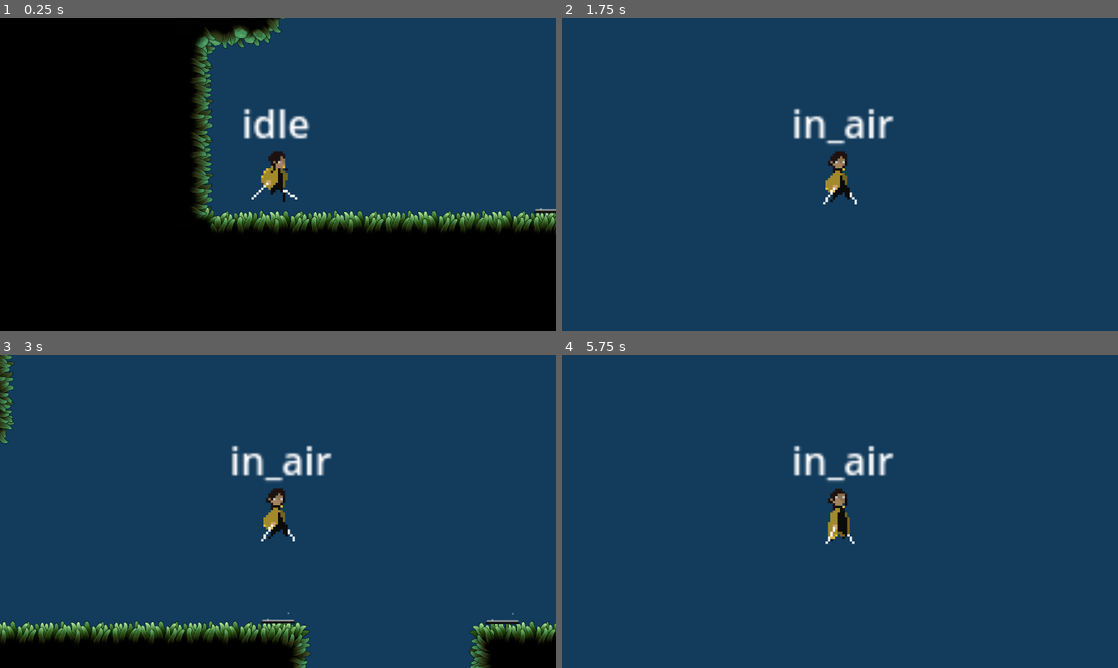
Above: before the commit, frames 1-4 (two rows, left to right).
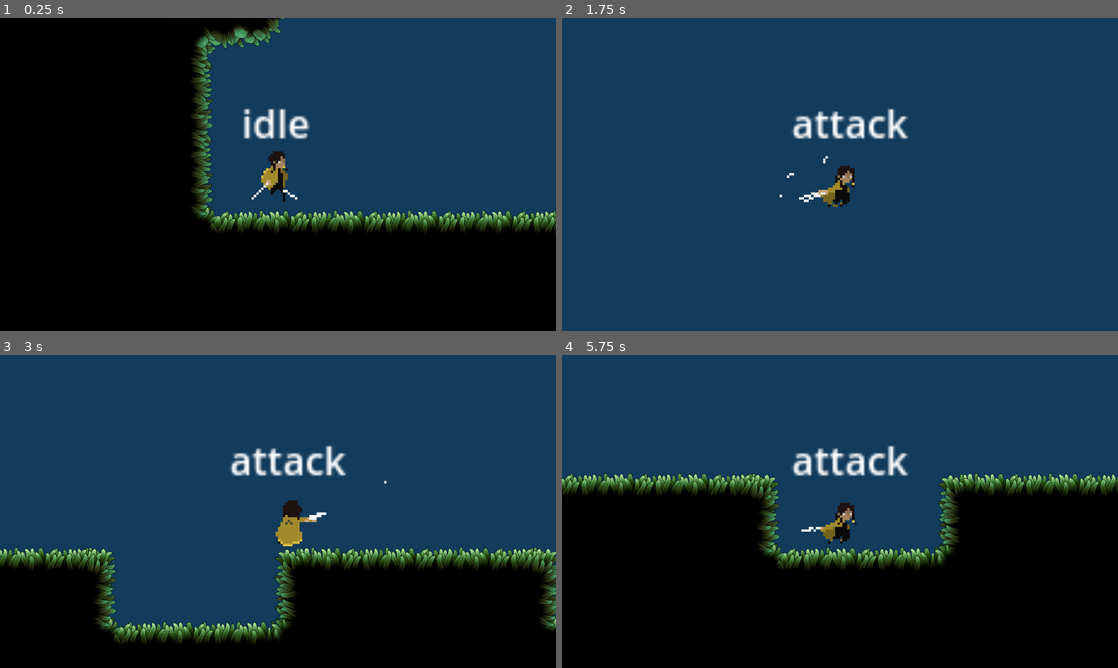
Above: after the commit, the same moments.

Repository: SeanTSinclair/VoidWalker_GD4
Game: Godot game, scene res://World/world_sean.tscn
Two runs of this game, one before a commit and one after it. Both use one fixed random seed, a clock stepped at 60 frames per second and the inputs below.
Inputs (mouse positions are in pixels of both pictures, inside the frame that each line leads up to):
- Up to frame 1 (0.25 s): no input
- Up to frame 2 (1.75 s): move the mouse to (962, 158) at 0.52 s; hold Shift (run) 0.53-1.28 s; hold D (move_right) from 0.53 s (still down); tap E (dash) at 0.6 s; tap Space (jump) at 0.77, 1.07, 1.52 s; move the mouse to (728, 190) at 1.27 s; tap Shift (run) at 1.35 s; click (728, 190) at 1.55 s
- Up to frame 3 (3 s): tap Space (jump) at 1.82, 2.3, 2.85 s; move the mouse to (333, 442) at 2.02 s; release D (move_right) at 2.03 s; hold A (move_left) 2.03-2.78 s; click (333, 442) at 2.1 s; move the mouse to (250, 574) at 2.77 s; hold D (move_right) from 2.78 s (still down)
- Up to frame 4 (5.75 s): tap Space (jump) at 3.02, 3.32, 3.77, 4.07, 4.52, 4.82, 5.3 s; tap E (dash) at 3.05, 3.6 s; move the mouse to (1006, 558) at 3.52 s; hold Shift (run) 3.53-4.28 s; move the mouse to (673, 464) at 4.27 s; release D (move_right) at 4.28 s; hold A (move_left) 4.28-5.03 s; tap Shift (run) at 4.35 s; click (673, 464) at 4.55 s; move the mouse to (867, 511) at 5.02 s; hold D (move_right) from 5.03 s (still down); click (867, 511) at 5.1 s

The runs differ from the first frame. In frame 1, less than 0.1% of the frame differs, in the area x 96-100%, y 60-63%; in frame 2, 1.9%; in frame 3, 27%; in frame 4, 56%, in the area x 0-100%, y 28-100%.

Commit message:
Moved the common state logic and transition logic to the base classes and started working on the attack state. Implemented 3 attack chains visually for now. Will work on hitboxes later

Diff:
--- a/Common/State.gd
+++ b/Common/State.gd
@@ -7,10 +7,12 @@
 var state_machine = null
 
 func state_logic(delta):
-	pass
+	if actor == null || state_machine == null:
+		return
 
 func check_transitions():
-	pass
+	if actor == null || state_machine == null:
+		return
 
 func set_state(state):
 	state_machine.set_state(state)
--- a/Player/PlayerFSM.gd
+++ b/Player/PlayerFSM.gd
@@ -25,6 +25,9 @@
 	elif input_axis.x > 0:
 		player.set_flipped(false)
 
+func facing_direction() -> Vector2:
+	return Vector2.LEFT if player.sprite.flip_h else Vector2.RIGHT
+
 func get_input_axis() -> Vector2:
 	var input_axis = Vector2.ZERO
 	input_axis.x = int(Input.is_action_pressed("move_right")) - int(Input.is_action_pressed("move_left"))
--- /dev/null
+++ b/Player/States/AttackState.gd
@@ -0,0 +1,67 @@
+extends State
+
+var states = null
+
+@onready var stats : PlayerStats = preload("res://Player/PlayerStats.tres")
+
+@onready var jump_gravity : float = ((-2.0 * stats.jump_height) / (stats.time_to_reach_peak * stats.time_to_reach_peak)) * -1.0
+@onready var fall_gravity : float = ((-2.0 * stats.jump_height) / (stats.time_to_reach_peak * stats.time_to_reach_peak)) * -1.0
+
+var attack_sequence : int = 0
+var max_attacks_in_sequence : int
+
+var attack_ended : bool = true
+var next_attack_queued : bool = false
+
+var attacks : Array = []
+
+func _physics_process(delta):
+	if next_attack_queued && attack_ended:
+		attack_ended = false
+		next_attack_queued = false
+		actor.velocity.x += state_machine.facing_direction().x * 200
+		actor.set_animation_state(attacks[attack_sequence].get_meta("animation_name"))
+		attack_sequence += 1
+
+	if actor != null:
+		if !state_machine.is_on_floor:
+			actor.velocity.y += get_gravity() * delta
+		else:
+			actor.velocity = actor.velocity.move_toward(Vector2.ZERO, stats.friction)
+
+func queue_next_attack():
+	next_attack_queued = true
+
+func end_current_attack():
+	attack_ended = true
+
+func check_transitions():
+	super.check_transitions()
+
+	if states == null:
+		states = state_machine.states
+
+	if Input.is_action_just_pressed("primary_attack") && attack_sequence < max_attacks_in_sequence:
+		queue_next_attack()
+
+	if attack_ended && !next_attack_queued:
+		set_state(states.idle)
+
+	# Secondary attack
+
+
+func enter_state(actor):
+	super.enter_state(actor)
+	attacks = get_children()
+	max_attacks_in_sequence = attacks.size()
+	queue_next_attack()
+
+
+func exit_state():
+	super.exit_state()
+	attack_ended = true
+	next_attack_queued = false
+	attack_sequence = 0
+
+func get_gravity() -> float:
+	return jump_gravity if actor.velocity.y < 0.0 else fall_gravity
--- a/Player/States/DashState.gd
+++ b/Player/States/DashState.gd
@@ -7,6 +7,7 @@
 var states = null
 
 func state_logic(delta):
+	super.state_logic(delta)
 	if !has_dashed:
 		actor.velocity = state_machine.get_input_axis() * actor.stats.dash_speed
 		Input.start_joy_vibration(0, 1, .4, 0.2)
@@ -23,6 +24,7 @@
 			has_dashed = false
 
 func check_transitions():
+	super.check_transitions()
 	if states == null:
 		states = state_machine.states
 	var is_on_floor = state_machine.is_on_floor
--- a/Player/States/IdleState.gd
+++ b/Player/States/IdleState.gd
@@ -3,10 +3,12 @@
 var states = null
 
 func state_logic(delta):
+	super.state_logic(delta)
 	actor.set_animation_state("idle")
 	actor.velocity.x = move_toward(actor.velocity.x, 0, actor.stats.friction)
 
 func check_transitions():
+	super.check_transitions()
 	if states == null:
 		states = state_machine.states
 	var is_on_floor = state_machine.is_on_floor
@@ -20,3 +22,5 @@
 		set_state(states.dash)
 	if !is_on_floor:
 		set_state(states.in_air)
+	if Input.is_action_just_pressed("primary_attack"):
+		set_state(states.attack)
--- a/Player/States/InAirState.gd
+++ b/Player/States/InAirState.gd
@@ -13,6 +13,7 @@
 var states = null
 
 func state_logic(delta):
+	super.state_logic(delta)
 	input_axis = state_machine.get_input_axis()
 	actor.velocity.x += input_axis.x * SPEED
 	actor.velocity.x = clamp(actor.velocity.x, -MAX_SPEED, MAX_SPEED)
@@ -30,6 +31,7 @@
 
 
 func check_transitions():
+	super.check_transitions()
 	if states == null:
 		states = state_machine.states
 	var is_on_floor = state_machine.is_on_floor
@@ -41,6 +43,8 @@
 	if Input.is_action_just_pressed("dash") && state_machine.dash_count < actor.stats.max_dashes:
 		state_machine.dash_count += 1
 		set_state(states.dash)
+	if Input.is_action_just_pressed("primary_attack"):
+		set_state(states.attack)
 
 func get_gravity() -> float:
 	return jump_gravity if actor.velocity.y < 0.0 else fall_gravity
--- a/Player/States/JumpState.gd
+++ b/Player/States/JumpState.gd
@@ -8,4 +8,5 @@
 	actor.velocity.y = jump_velocity
 
 func check_transitions():
+	super.check_transitions()
 	set_state(state_machine.states.in_air)
--- a/Player/States/MoveState.gd
+++ b/Player/States/MoveState.gd
@@ -10,6 +10,7 @@
 	move_speed = actor.stats.move_speed
 
 func state_logic(delta):
+	super.state_logic(delta)
 	if Input.is_action_pressed("run"):
 		actor.set_animation_state("run")
 		move_speed = actor.stats.run_speed
@@ -22,6 +23,7 @@
 	actor.velocity.x = input_axis.x * move_speed
 
 func check_transitions():
+	super.check_transitions()
 	if states == null:
 		states = state_machine.states
 	var is_on_floor = state_machine.is_on_floor
@@ -33,5 +35,7 @@
 		set_state(states.jump)
 	if Input.is_action_just_pressed("dash") && !is_dashing:
 		set_state(states.dash)
+	if Input.is_action_just_pressed("primary_attack"):
+		set_state(states.attack)
 	if !is_on_floor:
 		set_state(states.in_air)
--- a/Player/player.tscn
+++ b/Player/player.tscn
@@ -9,6 +9,7 @@
 [ext_resource type="Script" path="res://Player/States/InAirState.gd" id="7_0g6sn"]
 [ext_resource type="Script" path="res://Player/States/JumpState.gd" id="8_8k4u7"]
 [ext_resource type="Script" path="res://Player/States/DashState.gd" id="9_oyrlw"]
+[ext_resource type="Script" path="res://Player/States/AttackState.gd" id="10_cify8"]
 
 [sub_resource type="CapsuleShape2D" id="CapsuleShape2D_xluji"]
 radius = 5.0
@@ -146,9 +147,102 @@
 "values": [20, 21, 22, 23, 24, 25, 26, 27]
 }
 
+[sub_resource type="Animation" id="Animation_vimde"]
+resource_name = "attack_1"
+length = 0.5
+tracks/0/type = "value"
+tracks/0/imported = false
+tracks/0/enabled = true
+tracks/0/path = NodePath("Sprite2D:frame")
+tracks/0/interp = 0
+tracks/0/loop_wrap = true
+tracks/0/keys = {
+"times": PackedFloat32Array(0, 0.1, 0.2, 0.3, 0.4, 0.5, 0.6),
+"transitions": PackedFloat32Array(1, 1, 1, 1, 1, 1, 1),
+"update": 0,
+"values": [70, 71, 72, 73, 74, 75, 76]
+}
+tracks/1/type = "method"
+tracks/1/imported = false
+tracks/1/enabled = true
+tracks/1/path = NodePath("StateMachine/Attack")
+tracks/1/interp = 1
+tracks/1/loop_wrap = true
+tracks/1/keys = {
+"times": PackedFloat32Array(0.5),
+"transitions": PackedFloat32Array(1),
+"values": [{
+"args": [],
+"method": &"end_current_attack"
+}]
+}
+
+[sub_resource type="Animation" id="Animation_r2tfh"]
+resource_name = "attack_2"
+length = 0.5
+tracks/0/type = "value"
+tracks/0/imported = false
+tracks/0/enabled = true
+tracks/0/path = NodePath("Sprite2D:frame")
+tracks/0/interp = 0
+tracks/0/loop_wrap = true
+tracks/0/keys = {
+"times": PackedFloat32Array(0, 0.1, 0.2, 0.3, 0.4),
+"transitions": PackedFloat32Array(1, 1, 1, 1, 1),
+"update": 0,
+"values": [80, 81, 82, 83, 84]
+}
+tracks/1/type = "method"
+tracks/1/imported = false
+tracks/1/enabled = true
+tracks/1/path = NodePath("StateMachine/Attack")
+tracks/1/interp = 1
+tracks/1/loop_wrap = true
+tracks/1/keys = {
+"times": PackedFloat32Array(0.5),
+"transitions": PackedFloat32Array(1),
+"values": [{
+"args": [],
+"method": &"end_current_attack"
+}]
+}
+
+[sub_resource type="Animation" id="Animation_nlsi2"]
+resource_name = "attack_3"
+length = 0.5
+tracks/0/type = "value"
+tracks/0/imported = false
+tracks/0/enabled = true
+tracks/0/path = NodePath("Sprite2D:frame")
+tracks/0/interp = 0
+tracks/0/loop_wrap = true
+tracks/0/keys = {
+"times": PackedFloat32Array(0, 0.1, 0.2, 0.3, 0.4),
+"transitions": PackedFloat32Array(1, 1, 1, 1, 1),
+"update": 0,
+"values": [90, 91, 92, 93, 94]
+}
+tracks/1/type = "method"
+tracks/1/imported = false
+tracks/1/enabled = true
+tracks/1/path = NodePath("StateMachine/Attack")
+tracks/1/interp = 1
+tracks/1/loop_wrap = true
+tracks/1/keys = {
+"times": PackedFloat32Array(0.5),
+"transitions": PackedFloat32Array(1),
+"values": [{
+"args": [],
+"method": &"end_current_attack"
+}]
+}
+
 [sub_resource type="AnimationLibrary" id="AnimationLibrary_xtf2d"]
 _data = {
 "RESET": SubResource("Animation_wit55"),
+"attack_1": SubResource("Animation_vimde"),
+"attack_2": SubResource("Animation_r2tfh"),
+"attack_3": SubResource("Animation_nlsi2"),
 "dash": SubResource("Animation_44u5p"),
 "fall": SubResource("Animation_ennyo"),
 "idle": SubResource("Animation_qf7qq"),
@@ -158,6 +252,15 @@
 "walk": SubResource("Animation_say2f")
 }
 
+[sub_resource type="AnimationNodeAnimation" id="AnimationNodeAnimation_mk807"]
+animation = &"attack_1"
+
+[sub_resource type="AnimationNodeAnimation" id="AnimationNodeAnimation_a4jm7"]
+animation = &"attack_2"
+
+[sub_resource type="AnimationNodeAnimation" id="AnimationNodeAnimation_6nd8y"]
+animation = &"attack_3"
+
 [sub_resource type="AnimationNodeAnimation" id="AnimationNodeAnimation_c73ti"]
 animation = &"dash"
 
@@ -213,9 +316,27 @@
 
 [sub_resource type="AnimationNodeStateMachineTransition" id="AnimationNodeStateMachineTransition_1wlfo"]
 
+[sub_resource type="AnimationNodeStateMachineTransition" id="AnimationNodeStateMachineTransition_lxy7o"]
+
+[sub_resource type="AnimationNodeStateMachineTransition" id="AnimationNodeStateMachineTransition_wmye4"]
+
+[sub_resource type="AnimationNodeStateMachineTransition" id="AnimationNodeStateMachineTransition_vi28u"]
+
+[sub_resource type="AnimationNodeStateMachineTransition" id="AnimationNodeStateMachineTransition_gw6sp"]
+
+[sub_resource type="AnimationNodeStateMachineTransition" id="AnimationNodeStateMachineTransition_07t1j"]
+
+[sub_resource type="AnimationNodeStateMachineTransition" id="AnimationNodeStateMachineTransition_5jqks"]
+
 [sub_resource type="AnimationNodeStateMachine" id="AnimationNodeStateMachine_vfh3e"]
 states/End/position = Vector2(626, 100)
 states/Start/position = Vector2(168, 100)
+states/attack_1/node = SubResource("AnimationNodeAnimation_mk807")
+states/attack_1/position = Vector2(224, 26)
+states/attack_2/node = SubResource("AnimationNodeAnimation_a4jm7")
+states/attack_2/position = Vector2(265, -36)
+states/attack_3/node = SubResource("AnimationNodeAnimation_6nd8y")
+states/attack_3/position = Vector2(322, -84)
 states/dash/node = SubResource("AnimationNodeAnimation_c73ti")
 states/dash/position = Vector2(477, 173)
 states/fall/node = SubResource("AnimationNodeAnimation_n0fnb")
@@ -230,8 +351,8 @@
 states/run/position = Vector2(420, 26)
 states/walk/node = SubResource("AnimationNodeAnimation_oa6hl")
 states/walk/position = Vector2(419, 100)
-transitions = ["Start", "idle", SubResource("AnimationNodeSt …(1041 unchanged characters)… mationNodeStateMachineTransition_1wlfo")]
-graph_offset = Vector2(-231, -31)
+transitions = ["Start", "idle", SubResource("AnimationNodeSt …(1041 unchanged characters)… mationNodeStateMachineTransition_1wlfo"), "idle", "attack_1", SubResource("AnimationNodeStateMachineTransition_lxy7o"), "attack_1", "idle", SubResource("AnimationNodeStateMachineTransition_wmye4"), "attack_1", "attack_2", SubResource("AnimationNodeStateMachineTransition_vi28u"), "attack_2", "idle", SubResource("AnimationNodeStateMachineTransition_gw6sp"), "attack_2", "attack_3", SubResource("AnimationNodeStateMachineTransition_07t1j"), "attack_3", "idle", SubResource("AnimationNodeStateMachineTransition_5jqks")]
+graph_offset = Vector2(-185, -110)
 
 [sub_resource type="AnimationNodeStateMachinePlayback" id="AnimationNodeStateMachinePlayback_f3fll"]
 
@@ -291,3 +412,16 @@
 [node name="Dash" type="Node" parent="StateMachine"]
 script = ExtResource("9_oyrlw")
 state_name = "dash"
+
+[node name="Attack" type="Node" parent="StateMachine"]
+script = ExtResource("10_cify8")
+state_name = "attack"
+
+[node name="Attack1" type="Node" parent="StateMachine/Attack"]
+metadata/animation_name = "attack_1"
+
+[node name="Attack2" type="Node" parent="StateMachine/Attack"]
+metadata/animation_name = "attack_2"
+
+[node name="Attack3" type="Node" parent="StateMachine/Attack"]
+metadata/animation_name = "attack_3"
--- a/World/world_sean.tscn
+++ b/World/world_sean.tscn
@@ -536,15 +536,13 @@
 layer_0/tile_data = PackedInt32Array(65536, 65536, 0, 196612, 65536, 1, 262148, 65536, 1, 196611, 65536, 1, 131072, 655 …(38254 unchanged characters)…
 
 [node name="Portals" parent="." instance=ExtResource("4_gvc3m")]
-position = Vector2(-537, 116)
-start_offset = -100
-end_offset = 100
+position = Vector2(3202, 111)
 
 [node name="StartPortal" parent="Portals" index="0"]
 position = Vector2(-1.00012, 1)
 
 [node name="EndPortal" parent="Portals" index="1"]
-position = Vector2(464, 2)
+position = Vector2(938, 2148)
 
 [connection signal="state_changed" from="Player/StateMachine" to="Player/StateText" method="_on_state_machine_state_changed"]
 
--- a/project.godot
+++ b/project.godot
@@ -86,6 +86,18 @@
 , Object(InputEventJoypadButton,"resource_local_to_scene":false,"resource_name":"","device":-1,"button_index":1,"pressure":0.0,"pressed":false,"script":null)
 ]
 }
+primary_attack={
+"deadzone": 0.5,
+"events": [Object(InputEventMouseButton,"resource_local_to_scene":false,"resource_name":"","device":-1,"window_id":0,"alt_pressed":false,"shift_pressed":false,"ctrl_pressed":false,"meta_pressed":false,"button_mask":0,"position":Vector2(0, 0),"global_position":Vector2(0, 0),"factor":1.0,"button_index":1,"pressed":false,"double_click":false,"script":null)
+, Object(InputEventJoypadButton,"resource_local_to_scene":false,"resource_name":"","device":-1,"button_index":10,"pressure":0.0,"pressed":false,"script":null)
+]
+}
+secondary_attack={
+"deadzone": 0.5,
+"events": [Object(InputEventMouseButton,"resource_local_to_scene":false,"resource_name":"","device":-1,"window_id":0,"alt_pressed":false,"shift_pressed":false,"ctrl_pressed":false,"meta_pressed":false,"button_mask":0,"position":Vector2(0, 0),"global_position":Vector2(0, 0),"factor":1.0,"button_index":2,"pressed":false,"double_click":false,"script":null)
+, Object(InputEventJoypadMotion,"resource_local_to_scene":false,"resource_name":"","device":-1,"axis":5,"axis_value":1.0,"script":null)
+]
+}
 
 [layer_names]
 
Not shown: 1 places in Player/player.tscn that only renumber resources
